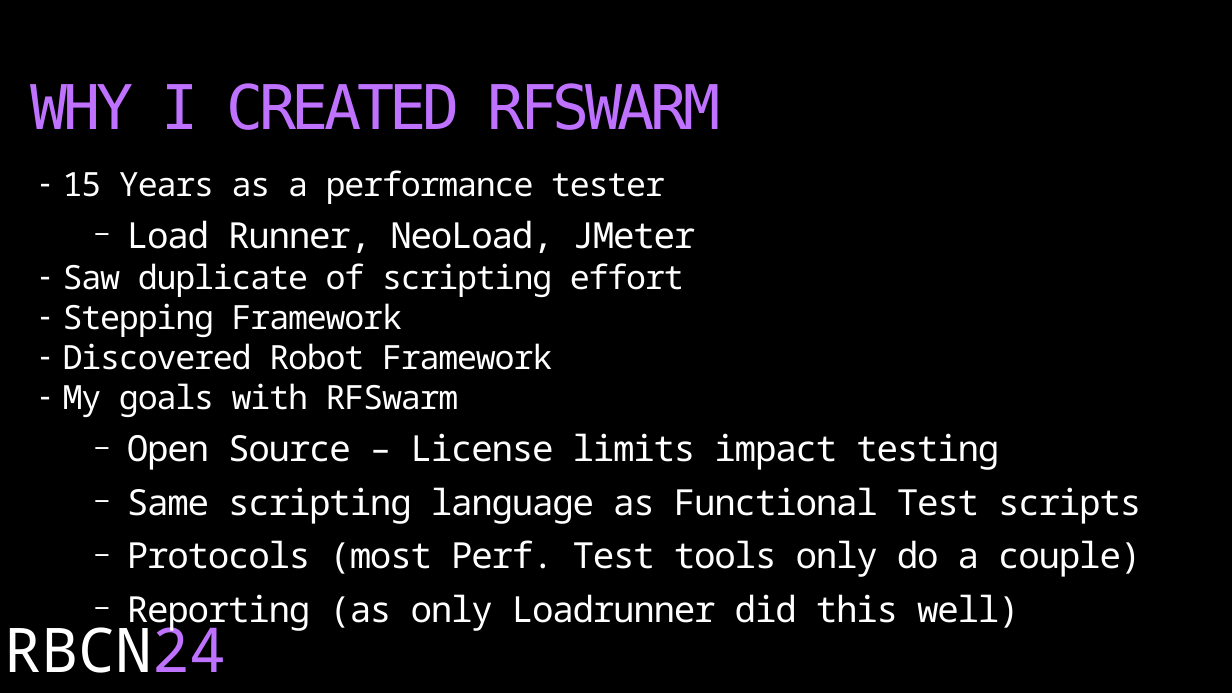
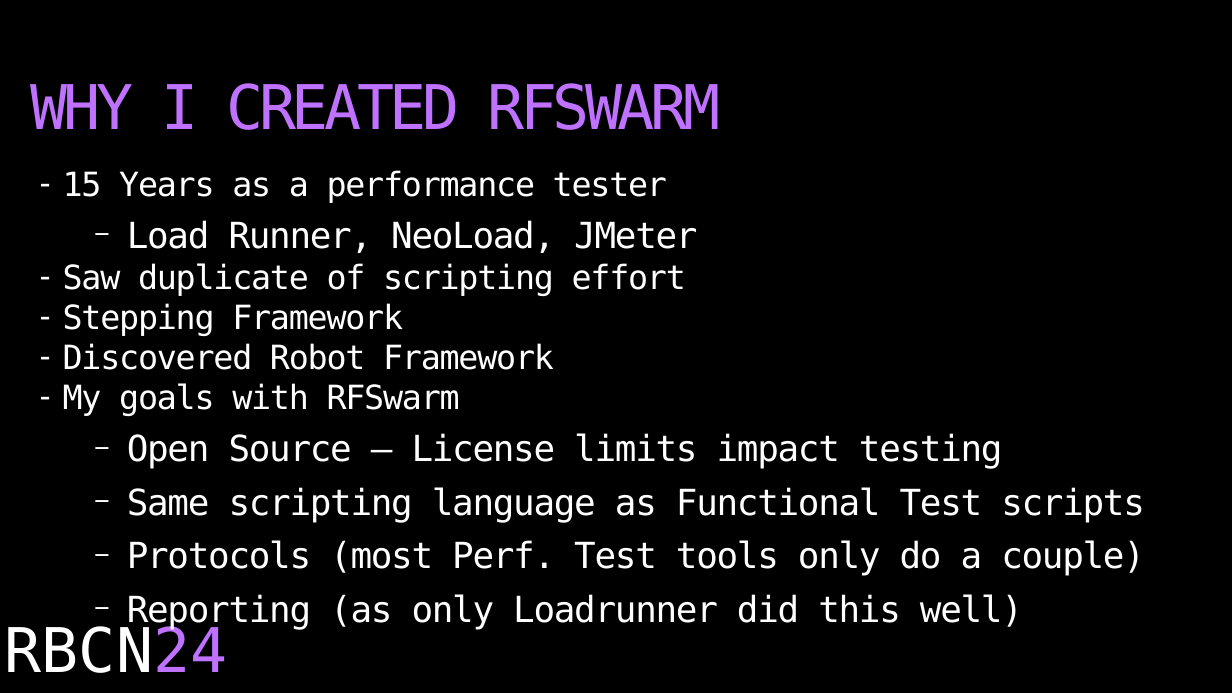
Before and after one commit to damies13/robocon2024-talk, a slide deck: slide 6 of Robocon2024-RFSwarm-Talk.odp. Drawn at 1232x693 pixels with LibreOffice and Linux fonts; fonts in the diff are those of the drawing. Boxes give left, top, right and bottom in pixels: in the first picture for what was removed or moved away, otherwise in the second. Text is boxed around its words. In the diff, an @@ line names an element or a change of style, - is before the commit and + after.

```diff
--- a/Robocon2024-RFSwarm-Talk.odp
+++ b/Robocon2024-RFSwarm-Talk.odp
@@ text "15 Years as a performance ..." at [63,170,1145,630]: font Noto Sans Mono to DejaVu Sans Mono @@
@@ text "RBCN24" at [5,622,227,673]: font Noto Sans Mono to DejaVu Sans Mono @@
```
Also in this commit, not shown: 8 other slides changed, 1 slide added, 1 slide removed, 2 other files.
